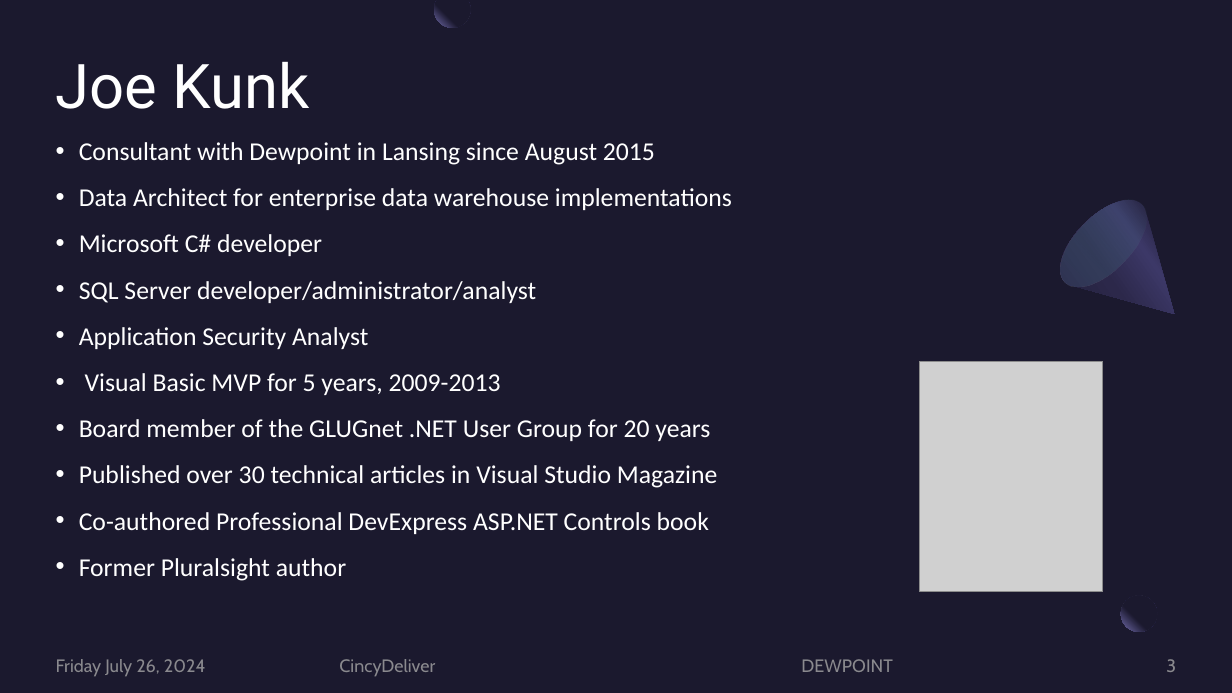
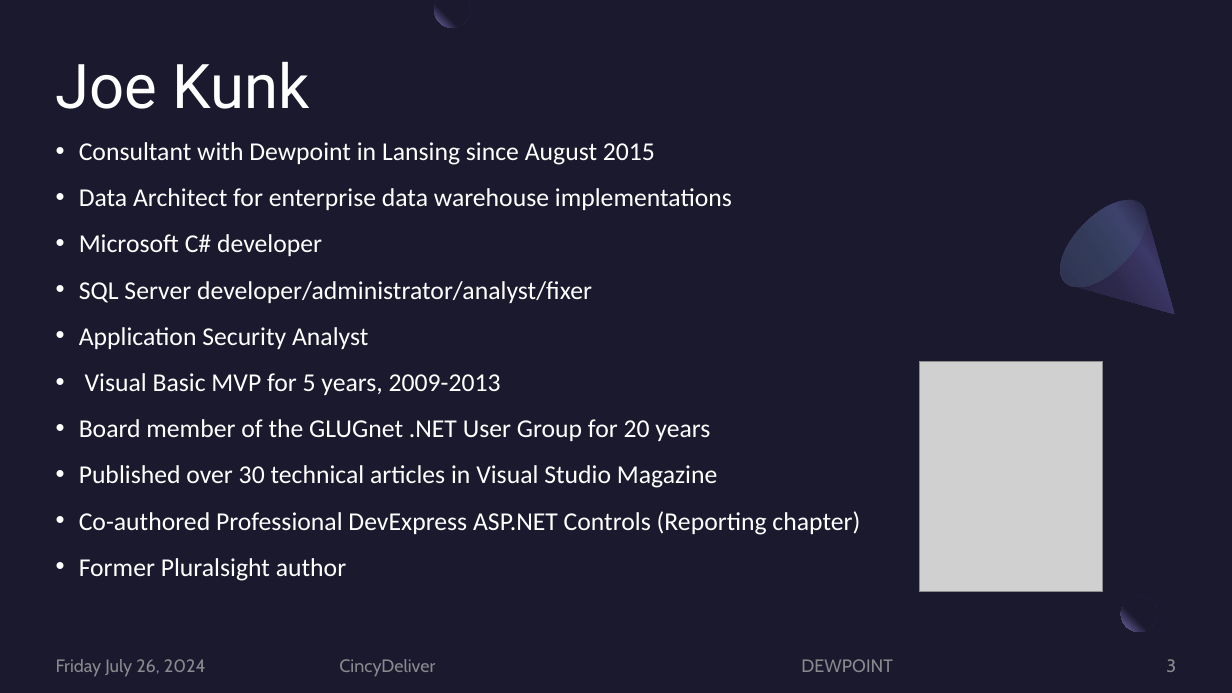
Before and after one commit to JoeKunk/SQL-Server-Security, a slide deck: slide 3 of 2024-07-26 CincyDeliver/2024-07 SQL Server SecurityTech CincyDeliver Version.pptx. Drawn at 1232x693 pixels with LibreOffice and Linux fonts; fonts in the diff are those of the drawing; grey boxes stand for pictures. Boxes give left, top, right and bottom in pixels: in the first picture for what was removed or moved away, otherwise in the second. Text is boxed around its words. In the diff, an @@ line names an element or a change of style, - is before the commit and + after.

```diff
--- a/2024-07-26 CincyDeliver/2024-07 SQL Server SecurityTech CincyDeliver Version.pptx
+++ b/2024-07-26 CincyDeliver/2024-07 SQL Server SecurityTech CincyDeliver Version.pptx
@@ text at [79,281,592,303]: text changed @@
-• SQL Server developer/administrator/analyst
+• SQL Server developer/administrator/analyst/fixer
@@ text at [79,511,860,535]: text changed @@
-• Co-authored Professional DevExpress ASP.NET Controls book
+• Co-authored Professional DevExpress ASP.NET Controls (Reporting chapter)
```
Also in this commit, not shown: 5 other slides changed, 2 slides removed, 5 other files.
